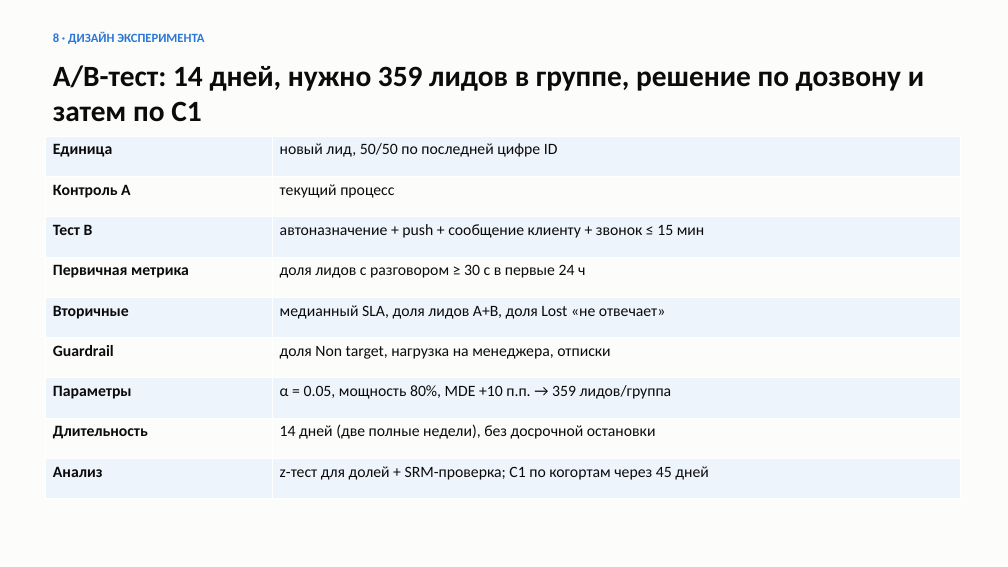
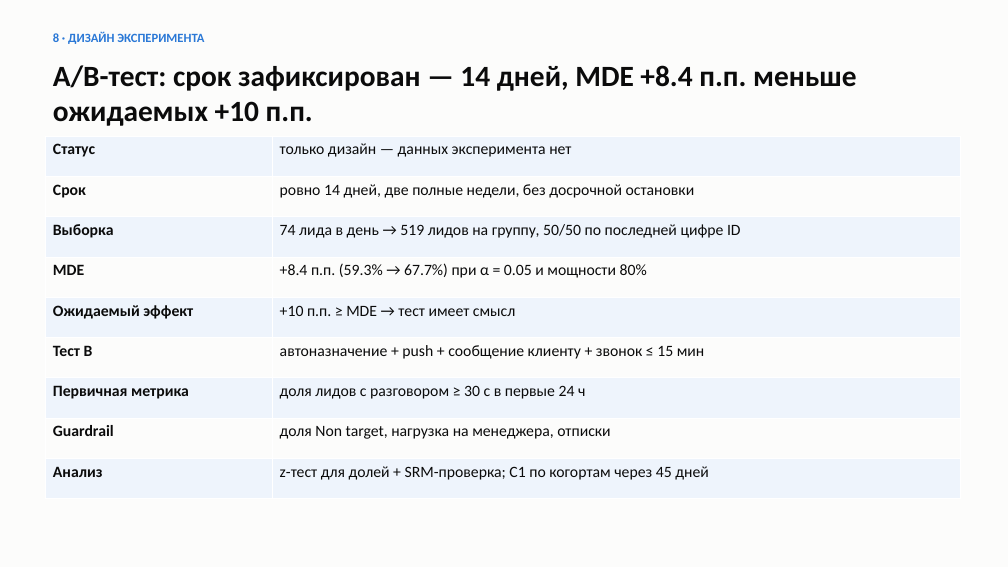
Before and after one commit to yerkovskayuliia-pixel/data-analytics-portfolio, a slide deck: slide 9 of python-crm-analysis/reports/presentation.pptx. Drawn at 1008x567 pixels with LibreOffice and Linux fonts; fonts in the diff are those of the drawing. Boxes give left, top, right and bottom in pixels: in the first picture for what was removed or moved away, otherwise in the second. Text is boxed around its words. In the diff, an @@ line names an element or a change of style, - is before the commit and + after.

```diff
--- a/python-crm-analysis/reports/presentation.pptx
+++ b/python-crm-analysis/reports/presentation.pptx
@@ text at (53,65,856,126): text changed @@
-A/B-тест: 14 дней, нужно 359 лидов в группе, решение по дозвону и затем по C1
+A/B-тест: срок зафиксирован — 14 дней, MDE +8.4 п.п. меньше ожидаемых +10 п.п.
@@ table at (45,136,960,499) @@
-row 1: Единица | новый лид, 50/50 по последней цифре ID
-row 2: Контроль A | текущий процесс
+row 1: Статус | только дизайн — данных эксперимента нет
+row 2: Срок | ровно 14 дней, две полные недели, без досрочной остановки
+row 3: Выборка | 74 лида в день → 519 лидов на группу, 50/50 по последней цифре ID
+row 4: MDE | +8.4 п.п. (59.3% → 67.7%) при α = 0.05 и мощности 80%
+row 5: Ожидаемый эффект | +10 п.п. ≥ MDE → тест имеет смысл
-row 5: Вторичные | медианный SLA, доля лидов A+B, доля Lost «не отвечает»
-row 7: Параметры | α = 0.05, мощность 80%, MDE +10 п.п. → 359 лидов/группа
-row 8: Длительность | 14 дней (две полные недели), без досрочной остановки
```
Also in this commit, not shown: 1 other slide changed, 1 slide added, 10 other files.
